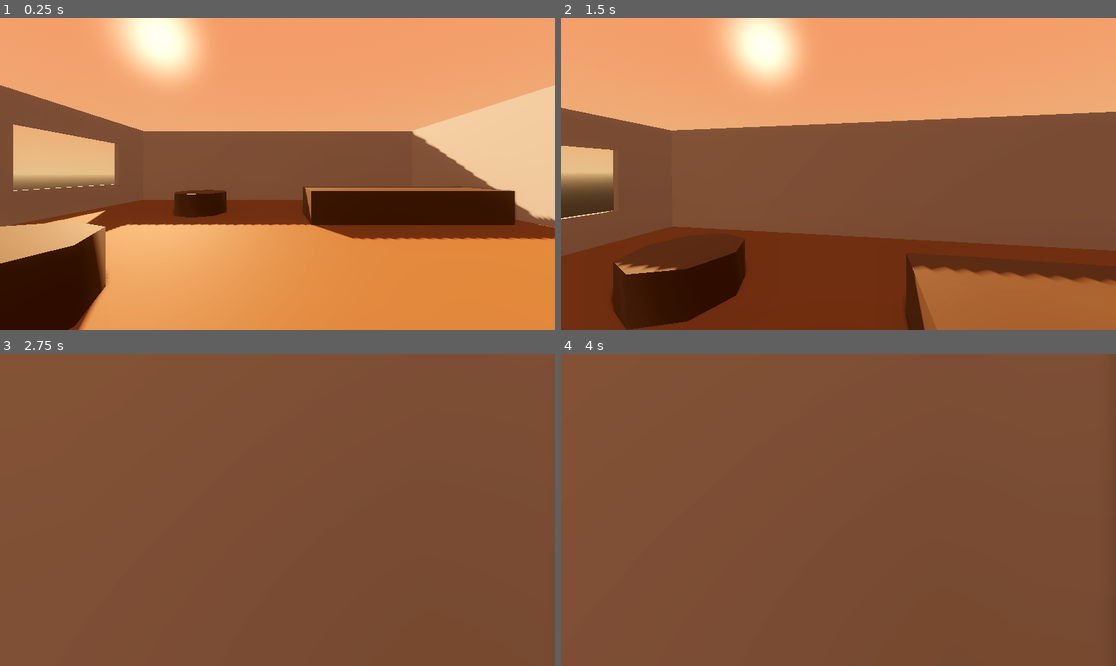
Above: before the commit, frames 1-4 (two rows, left to right).
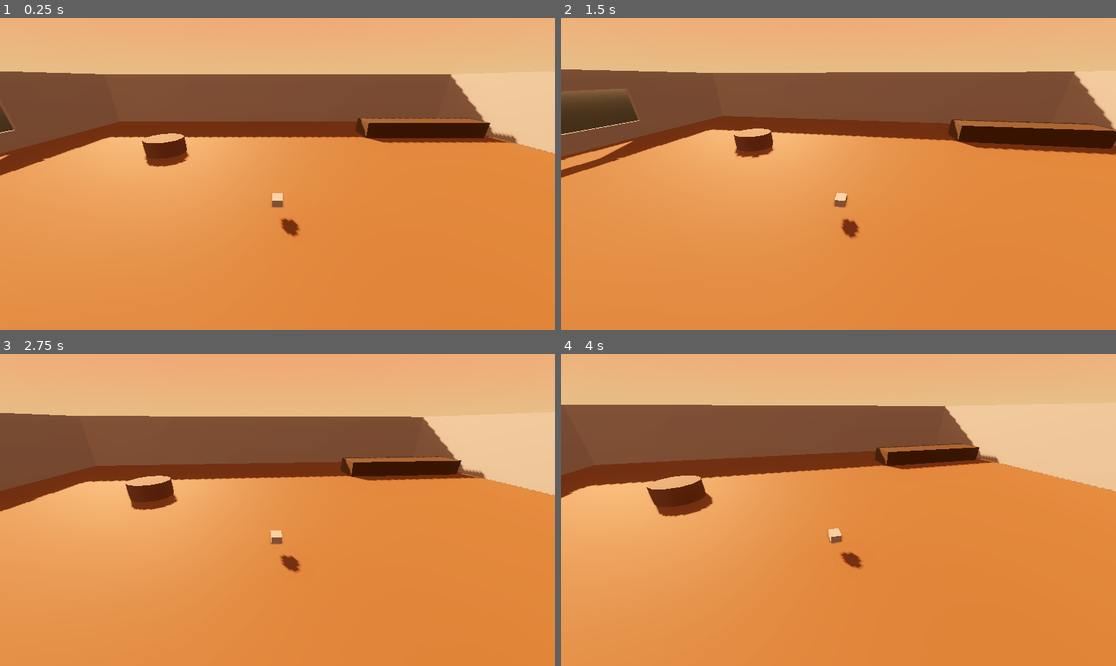
Above: after the commit, the same moments.

Repository: Joseconphdx/JuegoRomance3D
Game: Godot game, scene res://cafe.tscn
Two runs of this game, one before a commit and one after it. Both use one fixed random seed, a clock stepped at 60 frames per second and the inputs below.
Inputs (mouse positions are in pixels of both pictures, inside the frame that each line leads up to):
- Up to frame 1 (0.25 s): no input
- Up to frame 2 (1.5 s): tap Enter at 0.5 s; move the mouse to (866, 174) at 0.52 s; hold W from 0.53 s (still down); tap E at 0.6, 1.35 s; tap Space at 0.77 s; move the mouse to (810, 174) at 1.27 s
- Up to frame 3 (2.75 s): keep holding W; tap Space at 1.52 s; move the mouse to (288, 503) at 2.02 s; tap E at 2.1 s
- Up to frame 4 (4 s): keep holding W; move the mouse to (832, 516) at 2.77 s; tap E at 2.85, 3.6 s; tap Space at 3.02, 3.5, 3.77 s; move the mouse to (877, 513) at 3.52 s

The runs differ from the first frame. In frame 1, 63% of the frame differs, in the area x 0-100%, y 0-100%; in frame 2, 87%; in frame 3, 87%; in frame 4, 88%.
Error after the commit: Invalid access to property or key 'rotation' on a base object of type 'Node'. (res://player.gd:81)

Commit message:
Mejoras en el escenario

Diff:
--- a/OneDrive/Documentos/prueba-juego/cafe.tscn
+++ b/OneDrive/Documentos/prueba-juego/cafe.tscn
@@ -34,9 +34,33 @@
 albedo_color = Color(0.25, 0.18, 0.12, 1)
 roughness = 0.7
 
+[sub_resource type="StandardMaterial3D" id="StandardMaterial3D_table"]
+albedo_color = Color(0.40, 0.28, 0.22, 1)
+roughness = 0.8
+
 [sub_resource type="CapsuleShape3D" id="CapsuleShape3D_player"]
 radius = 0.4
 height = 1.8
+
+[sub_resource type="StandardMaterial3D" id="StandardMaterial3D_player"]
+albedo_color = Color(0.2, 0.6, 0.9, 1)
+
+[sub_resource type="SphereShape3D" id="SphereShape3D_camera"]
+radius = 0.2
+
+[sub_resource type="BoxShape3D" id="BoxShape3D_counter_area"]
+size = Vector3(6.5, 2, 3)
+
+[sub_resource type="CylinderShape3D" id="CylinderShape3D_table_area"]
+radius = 1.6
+height = 2.0
+
+[sub_resource type="StyleBoxFlat" id="StyleBoxFlat_panel"]
+bg_color = Color(0.1, 0.1, 0.1, 0.8)
+corner_radius_top_left = 10
+corner_radius_top_right = 10
+corner_radius_bottom_right = 10
+corner_radius_bottom_left = 10
 
 [node name="Cafe" type="Node3D"]
 
@@ -52,61 +76,166 @@
 [node name="Floor" type="CSGBox3D" parent="."]
 transform = Transform3D(1, 0, 0, 0, 1, 0, 0, 0, 1, 0, -0.5, 0)
 use_collision = true
-size = Vector3(16, 1, 16)
+size = Vector3(30, 1, 30)
 material = SubResource("StandardMaterial3D_wood_floor")
 
 [node name="Walls" type="CSGBox3D" parent="."]
 transform = Transform3D(1, 0, 0, 0, 1, 0, 0, 0, 1, 0, 2, 0)
 use_collision = true
-size = Vector3(16, 4, 16)
+size = Vector3(30, 4, 30)
 material = SubResource("StandardMaterial3D_wall")
 
 [node name="RoomDeduction" type="CSGBox3D" parent="Walls"]
 operation = 2
-size = Vector3(15.6, 4.2, 15.6)
+size = Vector3(29.6, 4.2, 29.6)
 
 [node name="WindowDeduction1" type="CSGBox3D" parent="Walls"]
-transform = Transform3D(1, 0, 0, 0, 1, 0, 0, 0, 1, -8, 0, 2)
+transform = Transform3D(1, 0, 0, 0, 1, 0, 0, 0, 1, -15, 0, 4)
 operation = 2
-size = Vector3(1, 2, 4)
+size = Vector3(1, 2, 6)
 
 [node name="WindowDeduction2" type="CSGBox3D" parent="Walls"]
-transform = Transform3D(1, 0, 0, 0, 1, 0, 0, 0, 1, -8, 0, -4)
+transform = Transform3D(1, 0, 0, 0, 1, 0, 0, 0, 1, -15, 0, -4)
 operation = 2
-size = Vector3(1, 2, 4)
+size = Vector3(1, 2, 6)
 
 [node name="Counter" type="CSGBox3D" parent="."]
-transform = Transform3D(1, 0, 0, 0, 1, 0, 0, 0, 1, 4, 0.5, -3)
-use_collision = true
-size = Vector3(6, 1, 2)
+transform = Transform3D(1, 0, 0, 0, 1, 0, 0, 0, 1, 10, 0.5, -10)
+use_collision = true
+size = Vector3(8, 1, 2)
 material = SubResource("StandardMaterial3D_counter")
 
-[node name="Table1" type="CSGCylinder3D" parent="."]
-transform = Transform3D(1, 0, 0, 0, 1, 0, 0, 0, 1, -3, 0.4, 2)
+[node name="InteractableCounter" type="Area3D" parent="Counter"]
+collision_layer = 2
+collision_mask = 0
+metadata/dialogue = "¡Hola! Bienvenidos a nuestro nuevo y gran café. ¿Qué te sirvo hoy?"
+
+[node name="CollisionShape3D" type="CollisionShape3D" parent="Counter/InteractableCounter"]
+shape = SubResource("BoxShape3D_counter_area")
+
+[node name="Tables" type="Node3D" parent="."]
+
+[node name="Table1" type="CSGCylinder3D" parent="Tables"]
+transform = Transform3D(1, 0, 0, 0, 1, 0, 0, 0, 1, -6, 0.4, 6)
 use_collision = true
 radius = 1.0
 height = 0.8
-sides = 8
-material = SubResource("StandardMaterial3D_counter")
-
-[node name="Table2" type="CSGCylinder3D" parent="."]
-transform = Transform3D(1, 0, 0, 0, 1, 0, 0, 0, 1, -3, 0.4, -4)
+sides = 12
+material = SubResource("StandardMaterial3D_table")
+
+[node name="InteractableTable1" type="Area3D" parent="Tables/Table1"]
+collision_layer = 2
+collision_mask = 0
+metadata/dialogue = "Una mesa redonda muy acogedora junta a la ventana. El sol pega justo aquí."
+
+[node name="CollisionShape3D" type="CollisionShape3D" parent="Tables/Table1/InteractableTable1"]
+shape = SubResource("CylinderShape3D_table_area")
+
+[node name="Table2" type="CSGCylinder3D" parent="Tables"]
+transform = Transform3D(1, 0, 0, 0, 1, 0, 0, 0, 1, -6, 0.4, -6)
 use_collision = true
 radius = 1.0
 height = 0.8
-sides = 8
-material = SubResource("StandardMaterial3D_counter")
+sides = 12
+material = SubResource("StandardMaterial3D_table")
+
+[node name="InteractableTable2" type="Area3D" parent="Tables/Table2"]
+collision_layer = 2
+collision_mask = 0
+metadata/dialogue = "Esta mesa está libre. Se ve que alguien derramó un poco de café hace rato y no lo han limpiado."
+
+[node name="CollisionShape3D" type="CollisionShape3D" parent="Tables/Table2/InteractableTable2"]
+shape = SubResource("CylinderShape3D_table_area")
+
+[node name="Table3" type="CSGCylinder3D" parent="Tables"]
+transform = Transform3D(1, 0, 0, 0, 1, 0, 0, 0, 1, 6, 0.4, 6)
+use_collision = true
+radius = 1.0
+height = 0.8
+sides = 12
+material = SubResource("StandardMaterial3D_table")
+
+[node name="InteractableTable3" type="Area3D" parent="Tables/Table3"]
+collision_layer = 2
+collision_mask = 0
+metadata/dialogue = "Es una mesa algo alejada, ideal si quieres privacidad o leer un buen libro."
+
+[node name="CollisionShape3D" type="CollisionShape3D" parent="Tables/Table3/InteractableTable3"]
+shape = SubResource("CylinderShape3D_table_area")
 
 [node name="Player" type="CharacterBody3D" parent="."]
-transform = Transform3D(1, 0, 0, 0, 1, 0, 0, 0, 1, 0, 1, 4)
+transform = Transform3D(1, 0, 0, 0, 1, 0, 0, 0, 1, 0, 1, 0)
 script = ExtResource("1_player")
 
 [node name="CollisionShape3D" type="CollisionShape3D" parent="Player"]
 shape = SubResource("CapsuleShape3D_player")
 
-[node name="Head" type="Node3D" parent="Player"]
-transform = Transform3D(1, 0, 0, 0, 1, 0, 0, 0, 1, 0, 0.6, 0)
-
-[node name="Camera3D" type="Camera3D" parent="Player/Head"]
-current = true
-fov = 75.0
+[node name="VisualMesh" type="CSGCapsule3D" parent="Player"]
+radius = 0.4
+height = 1.8
+material = SubResource("StandardMaterial3D_player")
+
+[node name="FrontIndicator" type="CSGBox3D" parent="Player/VisualMesh"]
+transform = Transform3D(1, 0, 0, 0, 1, 0, 0, 0, 1, 0, 0.5, -0.4)
+size = Vector3(0.3, 0.2, 0.4)
+
+[node name="SpringArm3D" type="SpringArm3D" parent="Player"]
+transform = Transform3D(1, 0, 0, 0, 0.906308, 0.422618, 0, -0.422618, 0.906308, 0, 0.6, 0)
+collision_mask = 1
+shape = SubResource("SphereShape3D_camera")
+spring_length = 5.0
+
+[node name="Camera3D" type="Camera3D" parent="Player/SpringArm3D"]
+
+[node name="InteractionRay" type="RayCast3D" parent="Player/SpringArm3D/Camera3D"]
+target_position = Vector3(0, 0, -4)
+collision_mask = 2
+collide_with_areas = true
+collide_with_bodies = false
+
+[node name="UI" type="CanvasLayer" parent="Player"]
+
+[node name="InteractHint" type="Label" parent="Player/UI"]
+visible = false
+anchors_preset = 8
+anchor_left = 0.5
+anchor_top = 0.5
+anchor_right = 0.5
+anchor_bottom = 0.5
+offset_left = -100.0
+offset_top = 20.0
+offset_right = 100.0
+offset_bottom = 46.0
+grow_horizontal = 2
+grow_vertical = 2
+text = "[E] Interactuar"
+horizontal_alignment = 1
+
+[node name="DialoguePanel" type="Panel" parent="Player/UI"]
+visible = false
+anchors_preset = 7
+anchor_left = 0.5
+anchor_top = 1.0
+anchor_right = 0.5
+anchor_bottom = 1.0
+offset_left = -300.0
+offset_top = -150.0
+offset_right = 300.0
+offset_bottom = -30.0
+grow_horizontal = 2
+grow_vertical = 0
+theme_override_styles/panel = SubResource("StyleBoxFlat_panel")
+
+[node name="DialogueText" type="RichTextLabel" parent="Player/UI/DialoguePanel"]
+layout_mode = 1
+anchors_preset = 15
+anchor_right = 1.0
+anchor_bottom = 1.0
+offset_left = 20.0
+offset_top = 20.0
+offset_right = -20.0
+offset_bottom = -20.0
+grow_horizontal = 2
+grow_vertical = 2
+theme_override_font_sizes/normal_font_size = 20
+text = "Texto de ejemplo..."
--- a/OneDrive/Documentos/prueba-juego/player.gd
+++ b/OneDrive/Documentos/prueba-juego/player.gd
@@ -1,39 +1,63 @@
 extends CharacterBody3D
 
-const SPEED = 5.0
+const SPEED = 6.0
 const JUMP_VELOCITY = 4.5
 const SENSITIVITY = 0.003
+const ROTATION_SPEED = 10.0
 
-# Get the gravity from the project settings to be synced with RigidBody nodes.
 var gravity = 9.8
+var interacting = false
 
-@onready var head = $Head
-@onready var camera = $Head/Camera3D
+@onready var visual_mesh = $VisualMesh
+@onready var spring_arm = $SpringArm3D
+@onready var interaction_ray = $SpringArm3D/Camera3D/InteractionRay
+
+@onready var interact_hint = $UI/InteractHint
+@onready var dialogue_panel = $UI/DialoguePanel
+@onready var dialogue_text = $UI/DialoguePanel/DialogueText
+
+var current_interactable = null
 
 func _ready():
 	Input.set_mouse_mode(Input.MOUSE_MODE_CAPTURED)
 
 func _unhandled_input(event):
+	if interacting:
+		if event is InputEventKey and event.pressed and event.keycode == KEY_E:
+			close_dialogue()
+		return
+
 	if event is InputEventMouseMotion:
-		head.rotate_y(-event.relative.x * SENSITIVITY)
-		camera.rotate_x(-event.relative.y * SENSITIVITY)
-		camera.rotation.x = clamp(camera.rotation.x, deg_to_rad(-80), deg_to_rad(80))
-	if event is InputEventKey and event.pressed and event.keycode == KEY_ESCAPE:
-		if Input.get_mouse_mode() == Input.MOUSE_MODE_CAPTURED:
-			Input.set_mouse_mode(Input.MOUSE_MODE_VISIBLE)
-		else:
-			Input.set_mouse_mode(Input.MOUSE_MODE_CAPTURED)
+		spring_arm.rotate_y(-event.relative.x * SENSITIVITY)
+		spring_arm.rotation.x = clamp(spring_arm.rotation.x - event.relative.y * SENSITIVITY, deg_to_rad(-80), deg_to_rad(45))
+
+	if event is InputEventKey and event.pressed:
+		if event.keycode == KEY_ESCAPE:
+			if Input.get_mouse_mode() == Input.MOUSE_MODE_CAPTURED:
+				Input.set_mouse_mode(Input.MOUSE_MODE_VISIBLE)
+			else:
+				Input.set_mouse_mode(Input.MOUSE_MODE_CAPTURED)
+		elif event.keycode == KEY_E and current_interactable != null:
+			open_dialogue(current_interactable.get_meta("dialogue", "No hay nada que decir."))
 
 func _physics_process(delta):
-	# Add the gravity.
+	# Añadir la gravedad
 	if not is_on_floor():
 		velocity.y -= gravity * delta
 
-	# Handle Jump.
+	if interacting:
+		velocity.x = 0
+		velocity.z = 0
+		move_and_slide()
+		return
+
+	check_interactions()
+
+	# Salto
 	if Input.is_key_pressed(KEY_SPACE) and is_on_floor():
 		velocity.y = JUMP_VELOCITY
 
-	# Get the input direction and handle the movement/deceleration.
+	# Input
 	var input_dir = Vector2.ZERO
 	if Input.is_key_pressed(KEY_W) or Input.is_key_pressed(KEY_UP): input_dir.y -= 1
 	if Input.is_key_pressed(KEY_S) or Input.is_key_pressed(KEY_DOWN): input_dir.y += 1
@@ -41,14 +65,43 @@
 	if Input.is_key_pressed(KEY_D) or Input.is_key_pressed(KEY_RIGHT): input_dir.x += 1
 
 	input_dir = input_dir.normalized()
-	# Apply movement relative to the head rotation (first person)
-	var direction = (head.transform.basis * Vector3(input_dir.x, 0, input_dir.y)).normalized()
+
+	# La direccion relativa a la camara
+	var camera_basis = spring_arm.global_transform.basis
+	var direction = (camera_basis * Vector3(input_dir.x, 0, input_dir.y))
+	direction.y = 0
+	direction = direction.normalized()
 
 	if direction:
 		velocity.x = direction.x * SPEED
 		velocity.z = direction.z * SPEED
+
+		# Rotar la malla visible hacia donde se mueve
+		var look_dir = atan2(velocity.x, velocity.z)
+		visual_mesh.rotation.y = lerp_angle(visual_mesh.rotation.y, look_dir, delta * ROTATION_SPEED)
 	else:
 		velocity.x = move_toward(velocity.x, 0, SPEED)
 		velocity.z = move_toward(velocity.z, 0, SPEED)
 
 	move_and_slide()
+
+func check_interactions():
+	if interaction_ray.is_colliding():
+		var collider = interaction_ray.get_collider()
+		if collider is Area3D and collider.has_meta("dialogue"):
+			current_interactable = collider
+			interact_hint.visible = true
+			return
+
+	current_interactable = null
+	interact_hint.visible = false
+
+func open_dialogue(text: String):
+	interacting = true
+	interact_hint.visible = false
+	dialogue_panel.visible = true
+	dialogue_text.text = text
+
+func close_dialogue():
+	interacting = false
+	dialogue_panel.visible = false
Not shown: 1 places in OneDrive/Documentos/prueba-juego/cafe.tscn that only renumber resources
